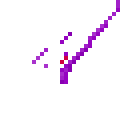
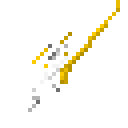
Two versions of the same layered image (128px x 128px). Layer-by-layer changes:
painted on "Copie de hdd_lilac_beam_gunblade_revised_charging_1_e.png" over box(28, 0, 120, 112)
